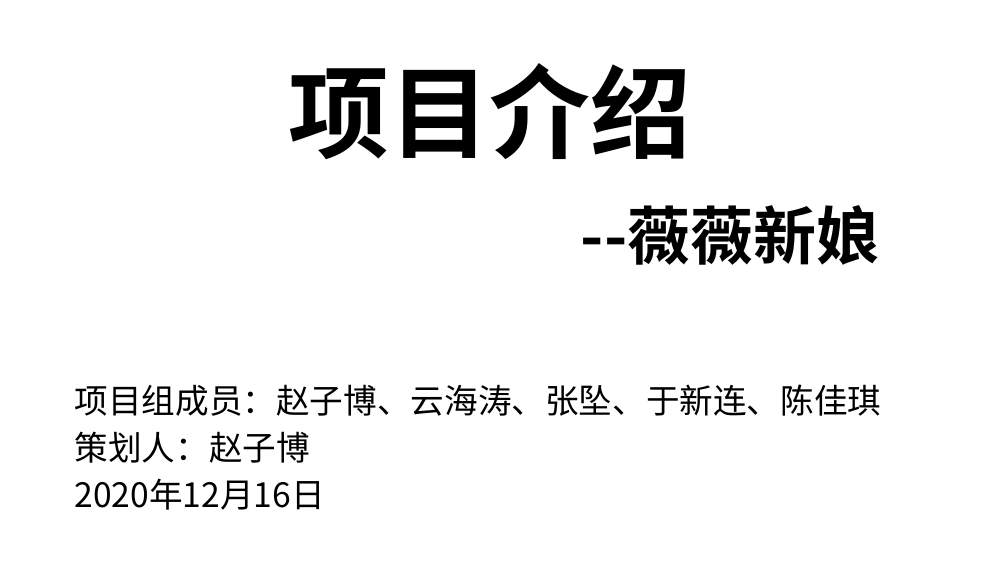
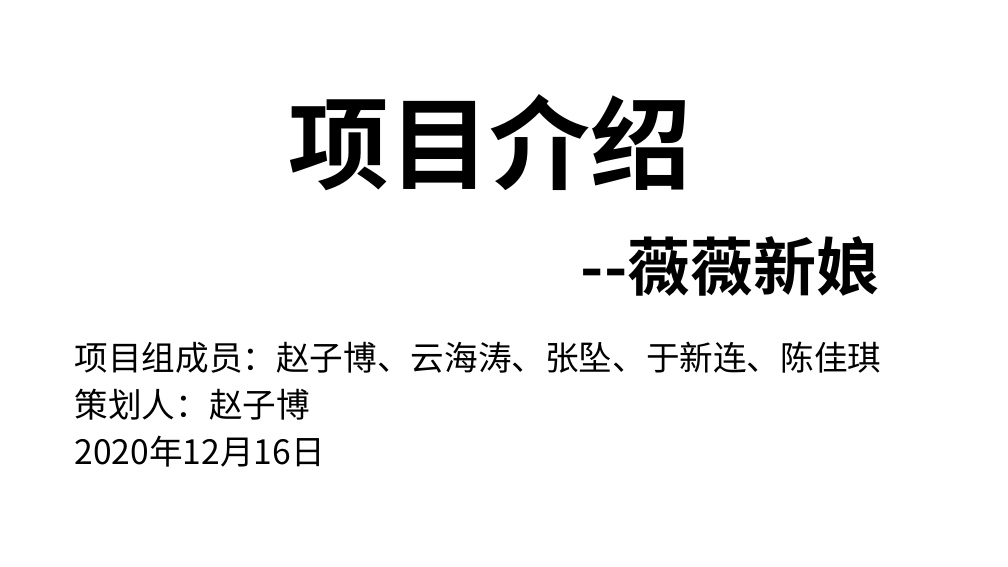
Before and after one commit to bili-xiaobei/weiwei_bride, a slide deck: slide 1 of 项目介绍.pptx. Drawn at 1008x567 pixels with LibreOffice and Linux fonts; fonts in the diff are those of the drawing. Boxes give left, top, right and bottom in pixels: in the first picture for what was removed or moved away, otherwise in the second. Text is boxed around its words. In the diff, an @@ line names an element or a change of style, - is before the commit and + after.

```diff
--- a/项目介绍.pptx
+++ b/项目介绍.pptx
@@ title "项目介绍 --薇薇新娘": place and size @@
-title "项目介绍 --薇薇新娘" at bbox=[288, 63, 880, 265]
+title "项目介绍 --薇薇新娘" at bbox=[288, 94, 880, 296]
@@ subtitle "项目组成员：赵子博、云海涛、张坠、于新连、陈佳琪": place and size @@
-subtitle "项目组成员：赵子博、云海涛、张坠、于新连、陈佳琪" at bbox=[75, 384, 882, 510]
+subtitle "项目组成员：赵子博、云海涛、张坠、于新连、陈佳琪" at bbox=[75, 341, 882, 467]
```
Also in this commit, not shown: 7 other slides changed, 2 slides removed, 20 other files.
